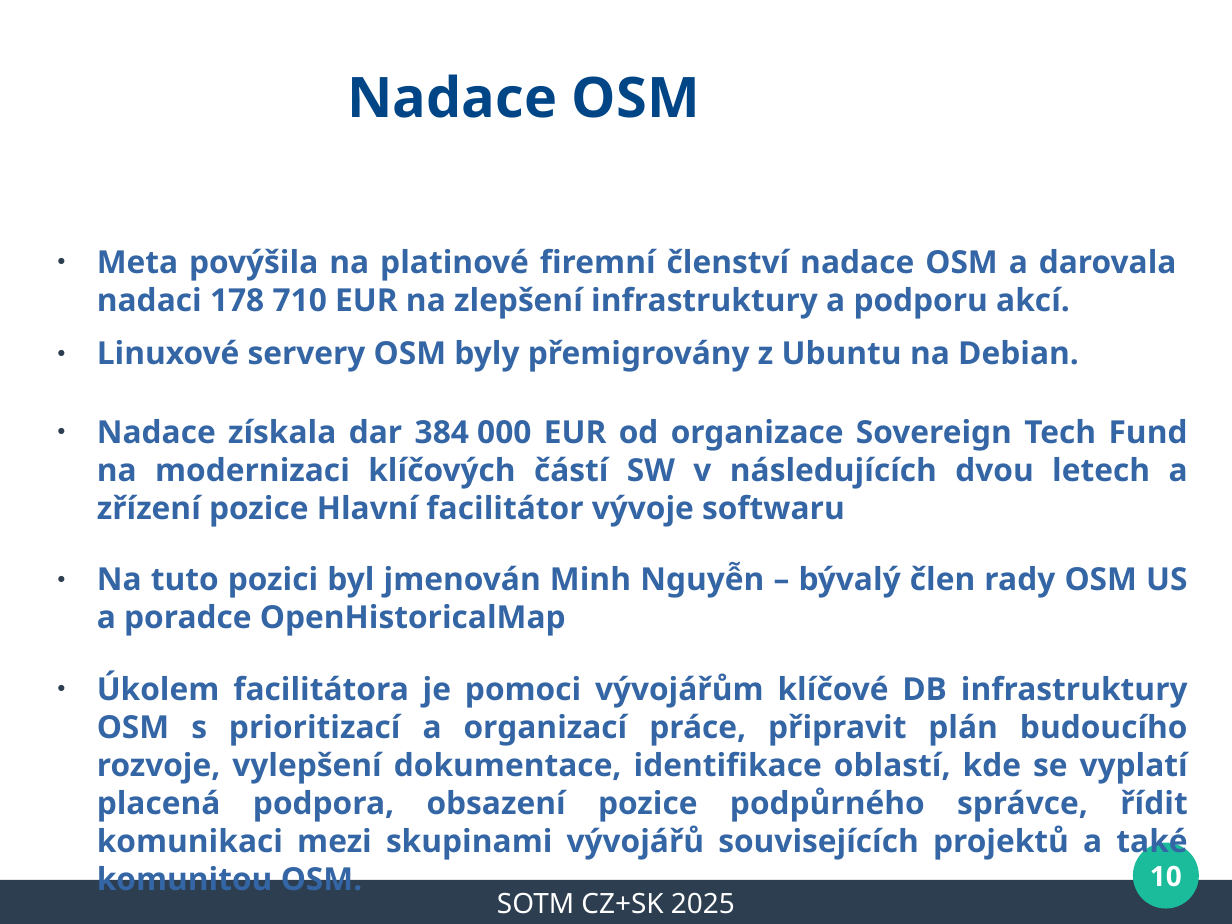
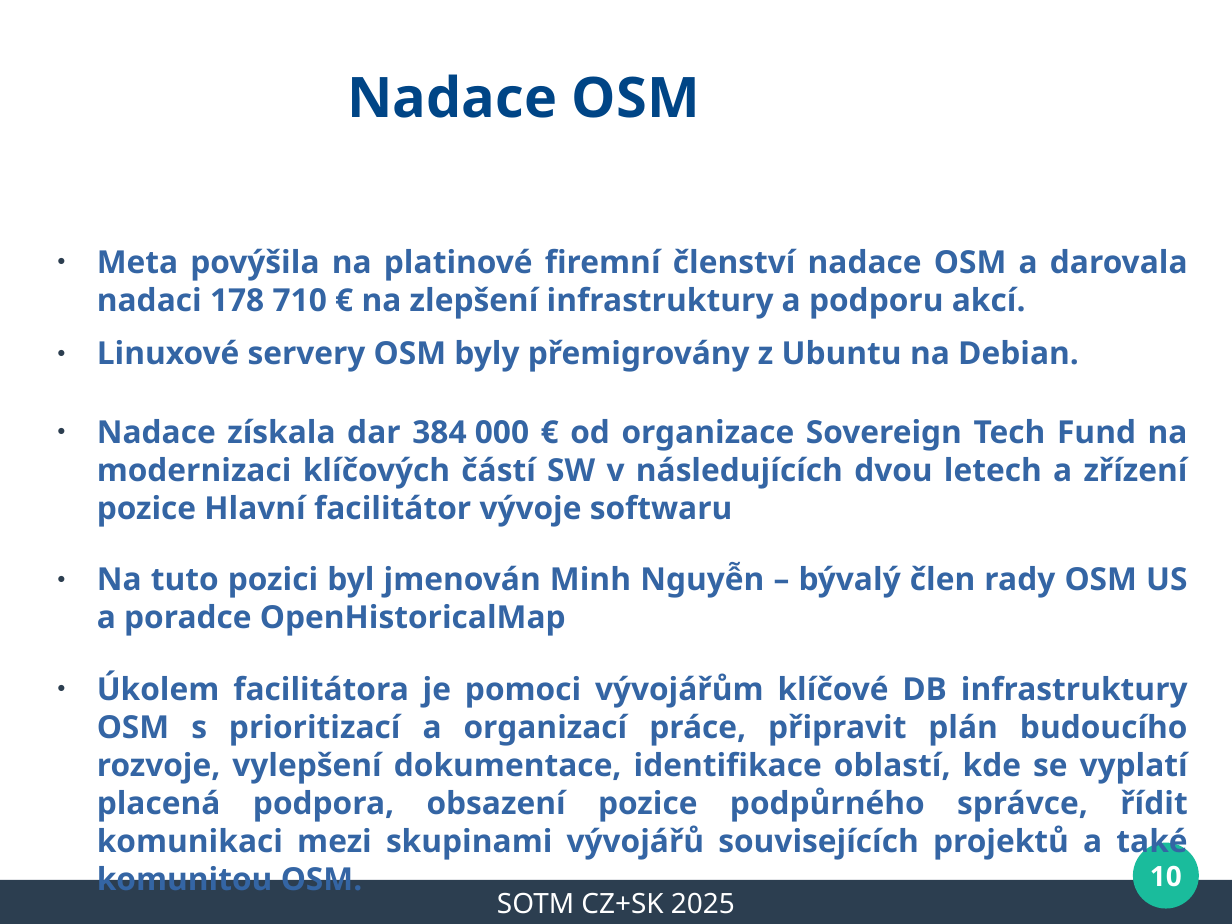
Before and after one commit to mkyral/osm, a slide deck: slide 10 of prezentace/SOTM_CZSK_2025/mkyral_WeeklyOSM_2025.odp. Drawn at 1232x924 pixels with LibreOffice and Linux fonts; fonts in the diff are those of the drawing; background and template pictures are left out. Boxes give left, top, right and bottom in pixels: in the first picture for what was removed or moved away, otherwise in the second. Text is boxed around its words. In the diff, an @@ line names an element or a change of style, - is before the commit and + after.

```diff
--- a/prezentace/SOTM_CZSK_2025/mkyral_WeeklyOSM_2025.odp
+++ b/prezentace/SOTM_CZSK_2025/mkyral_WeeklyOSM_2025.odp
@@ text at (97,248,1188,319): text changed @@
-● Meta povýšila na platinové firemní členství nadace OSM a darovala nadaci 178 710 EUR na zlepšení infrastruktury a podporu akcí.
+● Meta povýšila na platinové firemní členství nadace OSM a darovala nadaci 178 710 € na zlepšení infrastruktury a podporu akcí.
@@ text at (97,418,1188,527): text changed @@
-● Nadace získala dar 384 000 EUR od organizace Sovereign Tech Fund na modernizaci klíčových částí SW v následujících dvou letech a zřízení pozice Hlavní facilitátor vývoje softwaru
+● Nadace získala dar 384 000 € od organizace Sovereign Tech Fund na modernizaci klíčových částí SW v následujících dvou letech a zřízení pozice Hlavní facilitátor vývoje softwaru
```
Also in this commit, not shown: 5 other slides changed, 1 other file.
